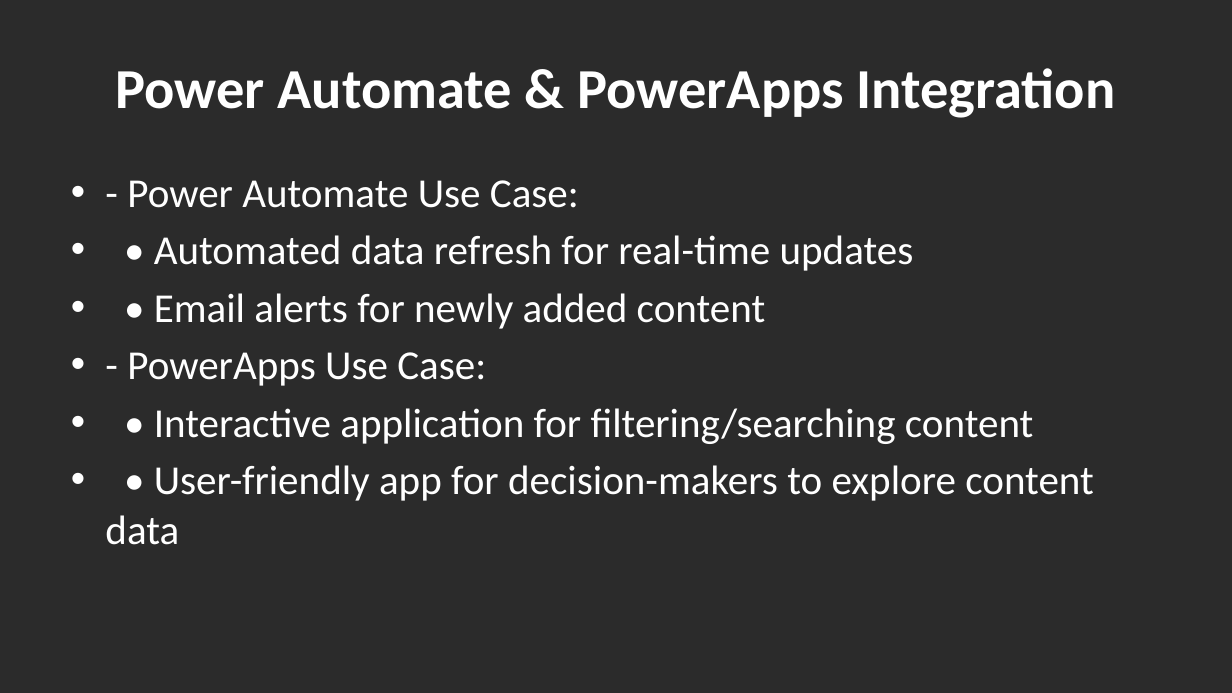
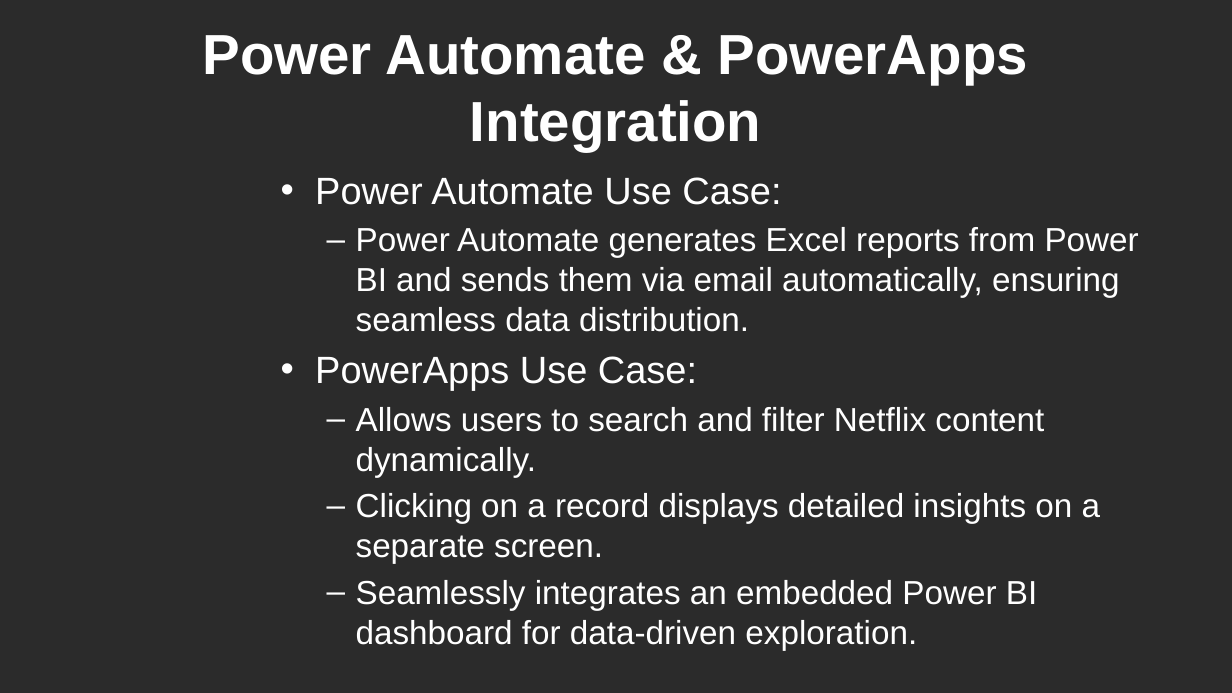
Before and after one commit to SubhaprathaSRK/NetflixAnalysis-Using-PowerBI, a slide deck: slide 8 of Netflix_Data_Analysis_Presentation.pptx. Drawn at 1232x693 pixels with LibreOffice and Linux fonts; fonts in the diff are those of the drawing; background and template pictures are left out; a plain dark background stands for a picture behind light text. Boxes give left, top, right and bottom in pixels: in the first picture for what was removed or moved away, otherwise in the second. Text is boxed around its words. In the diff, an @@ line names an element or a change of style, - is before the commit and + after.

```diff
--- a/Netflix_Data_Analysis_Presentation.pptx
+++ b/Netflix_Data_Analysis_Presentation.pptx
@@ title "Power Automate & PowerApps Integration" at (203,35,1028,152): font Calibri to Arial @@
@@ text at (315,177,1139,610): text changed; size 32 to 25.9 pt; font Calibri to Arial @@
-• - Power Automate Use Case:
-• • Automated data refresh for real-time updates
-• • Email alerts for newly added content
-• - PowerApps Use Case:
-• • Interactive application for filtering/searching content
-• • User-friendly app for decision-makers to explore content data
+• Power Automate Use Case:
+  – Power Automate generates Excel reports from Power BI and sends them via email automatically, ensuring seamless data distribution.
+• PowerApps Use Case:
+  – Allows users to search and filter Netflix content dynamically.
+  – Clicking on a record displays detailed insights on a separate screen.
+  – Seamlessly integrates an embedded Power BI dashboard for data-driven exploration.
```
Also in this commit, not shown: 9 other slides changed, 4 slides added.
